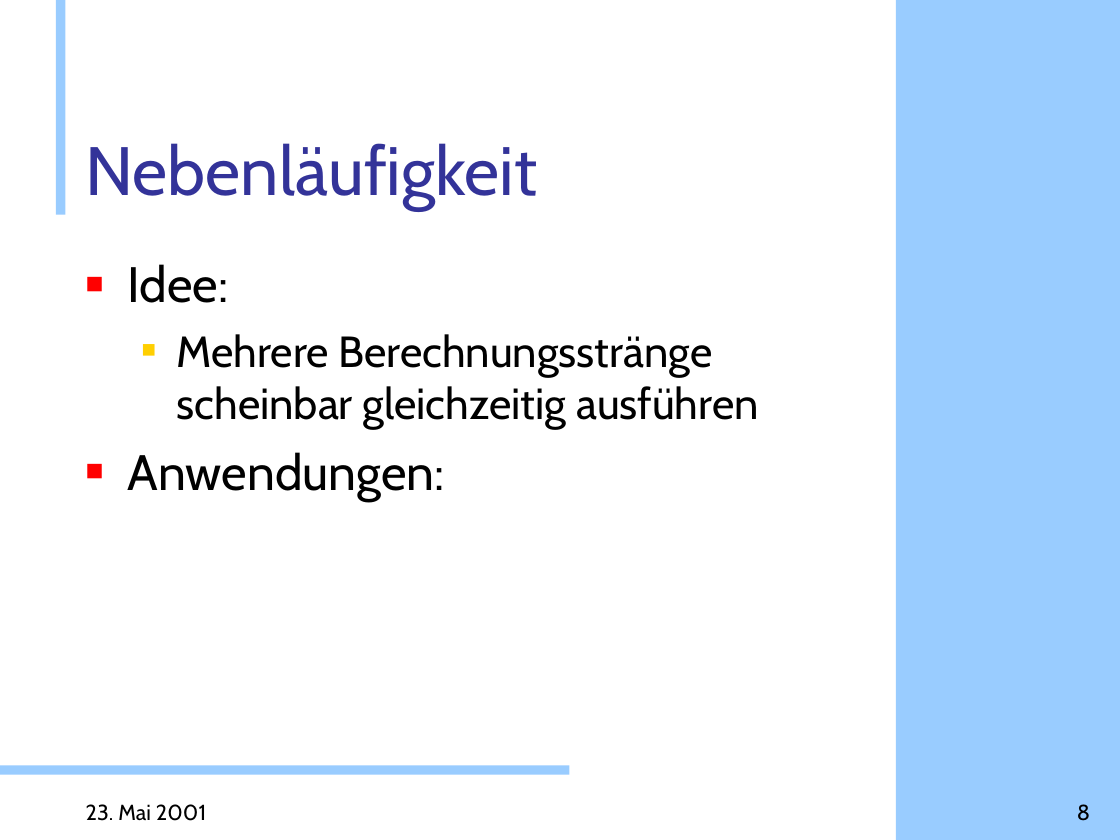
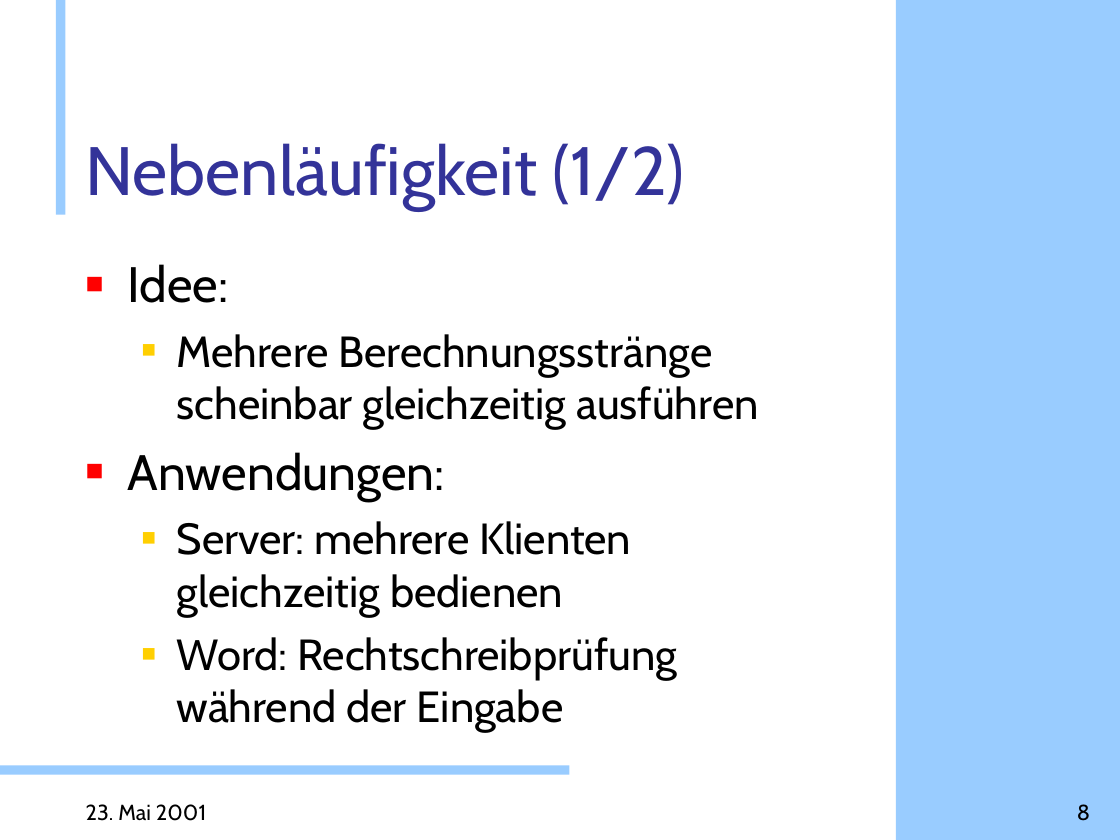
Before and after one commit to doublec/aliceml-abandoned, a slide deck: slide 8 of doc/presentations/Web-Projekt.ppt. Drawn at 1120x840 pixels with LibreOffice and Linux fonts; fonts in the diff are those of the drawing; background and template pictures are left out. Boxes give left, top, right and bottom in pixels: in the first picture for what was removed or moved away, otherwise in the second. Text is boxed around its words. In the diff, an @@ line names an element or a change of style, - is before the commit and + after.

Commit message:
Progress ...

```diff
--- a/doc/presentations/Web-Projekt.ppt
+++ b/doc/presentations/Web-Projekt.ppt
@@ title at box(86, 143, 684, 210): text changed @@
-Nebenläufigkeit
+Nebenläufigkeit (1/2)
@@ text at box(177, 521, 677, 732): paragraphs added @@
+  ■ Server: mehrere Klienten
+    gleichzeitig bedienen
+  ■ Word: Rechtschreibprüfung
+    während der Eingabe
```
Also in this commit, not shown: 4 other slides changed, 8 slides added.
